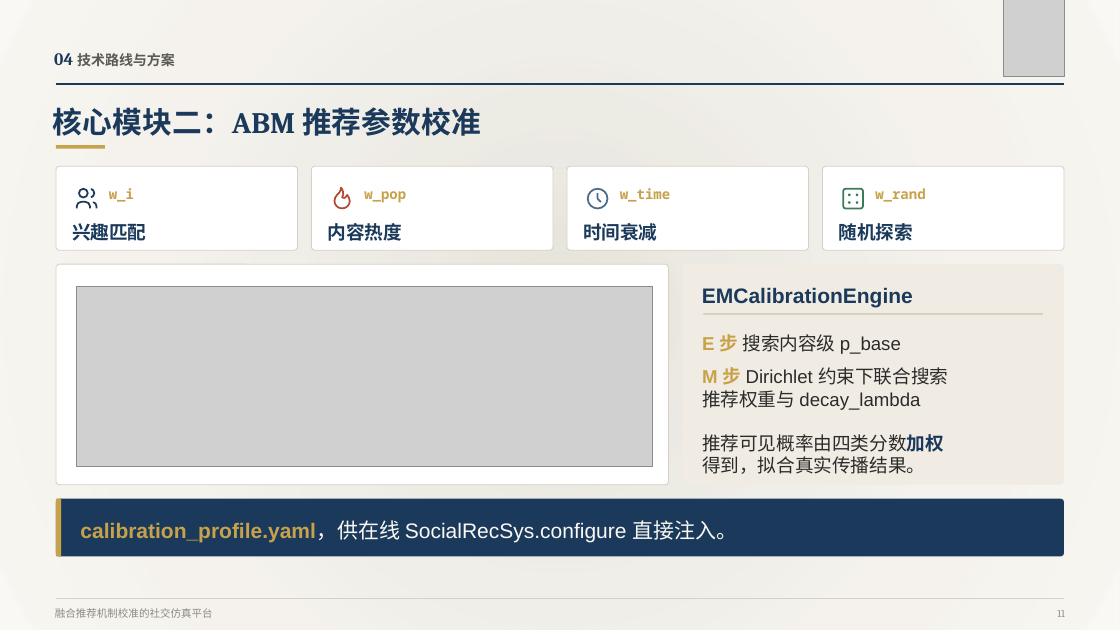
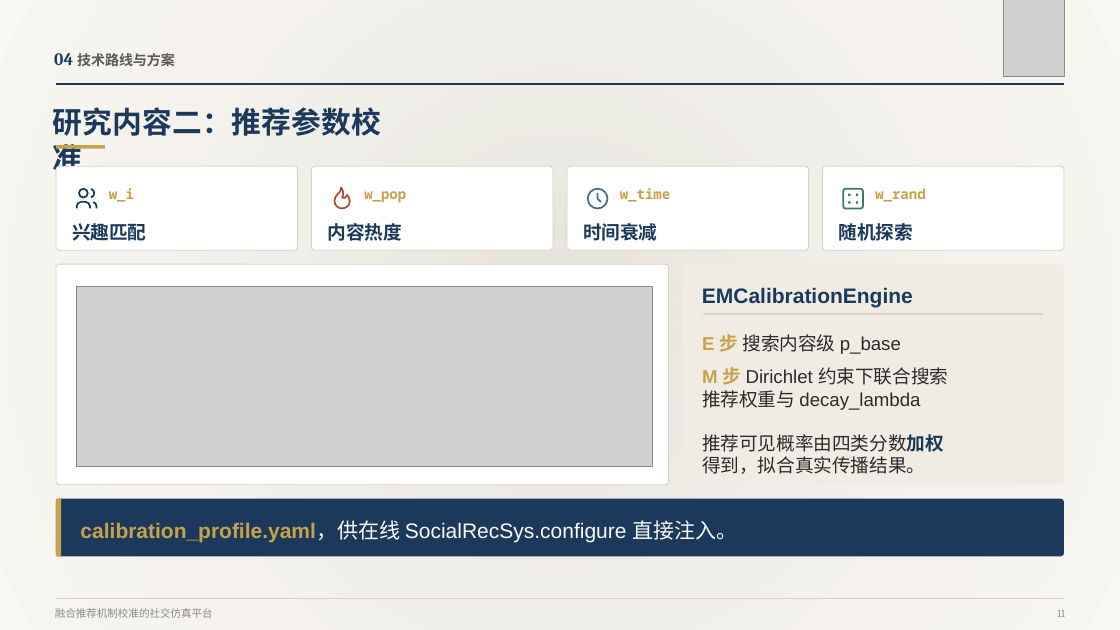
Before and after one commit to zhangyipeng623/moss_web, a slide deck: slide 10 of docs/paper/开题报告/张艺鹏-开题报告汇报PPT.pptx (slide 11 before the commit). Drawn at 1120x630 pixels with LibreOffice and Linux fonts; fonts in the diff are those of the drawing; grey boxes stand for pictures. Boxes give left, top, right and bottom in pixels: in the first picture for what was removed or moved away, otherwise in the second. Text is boxed around its words. In the diff, an @@ line names an element or a change of style, - is before the commit and + after.

```diff
--- a/docs/paper/开题报告/张艺鹏-开题报告汇报PPT.pptx
+++ b/docs/paper/开题报告/张艺鹏-开题报告汇报PPT.pptx
@@ text at box(53, 107, 381, 136): text changed @@
-核心模块二：ABM 推荐参数校准
+研究内容二：推荐参数校准
```
Also in this commit, not shown: 8 other slides changed, 4 other files.
